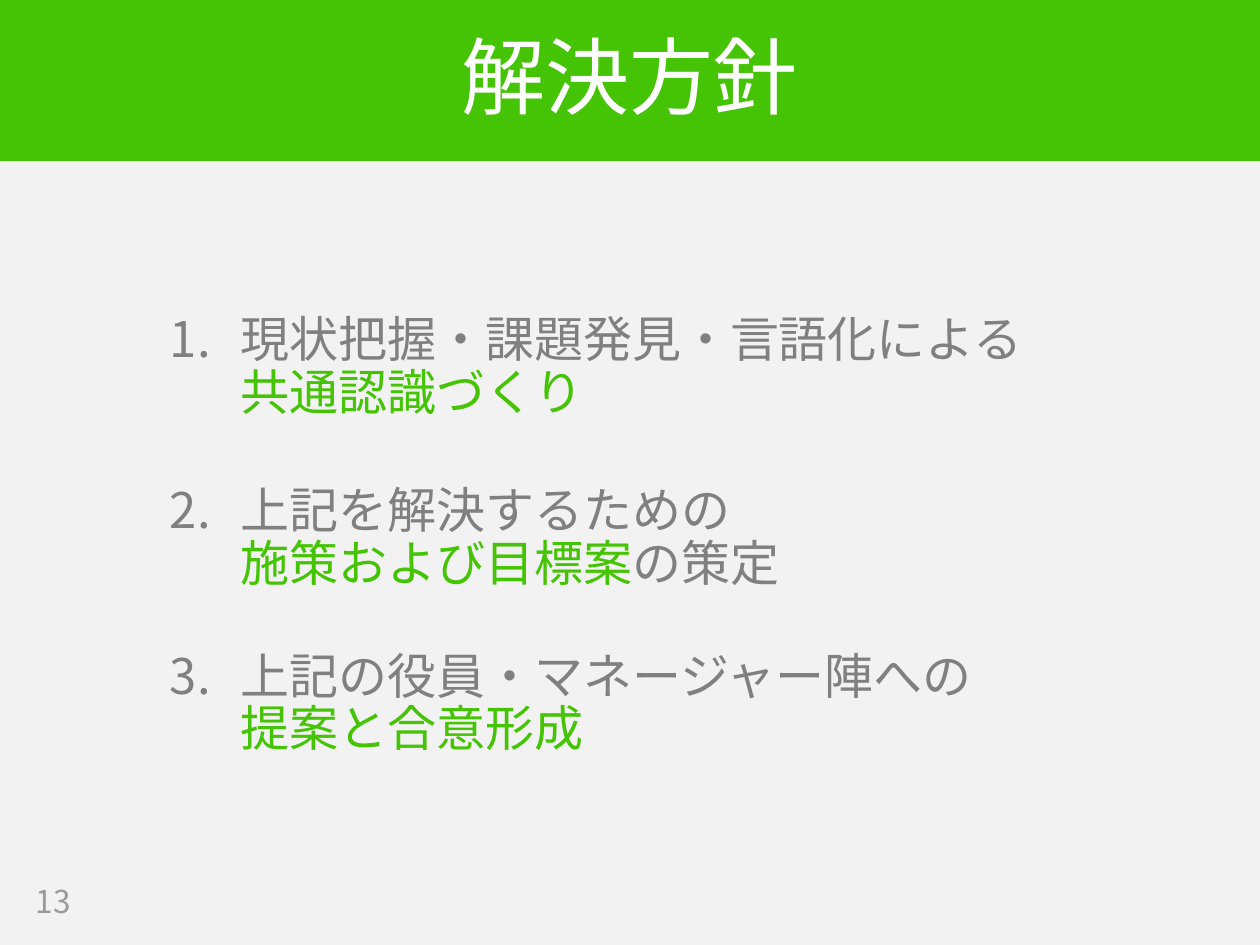
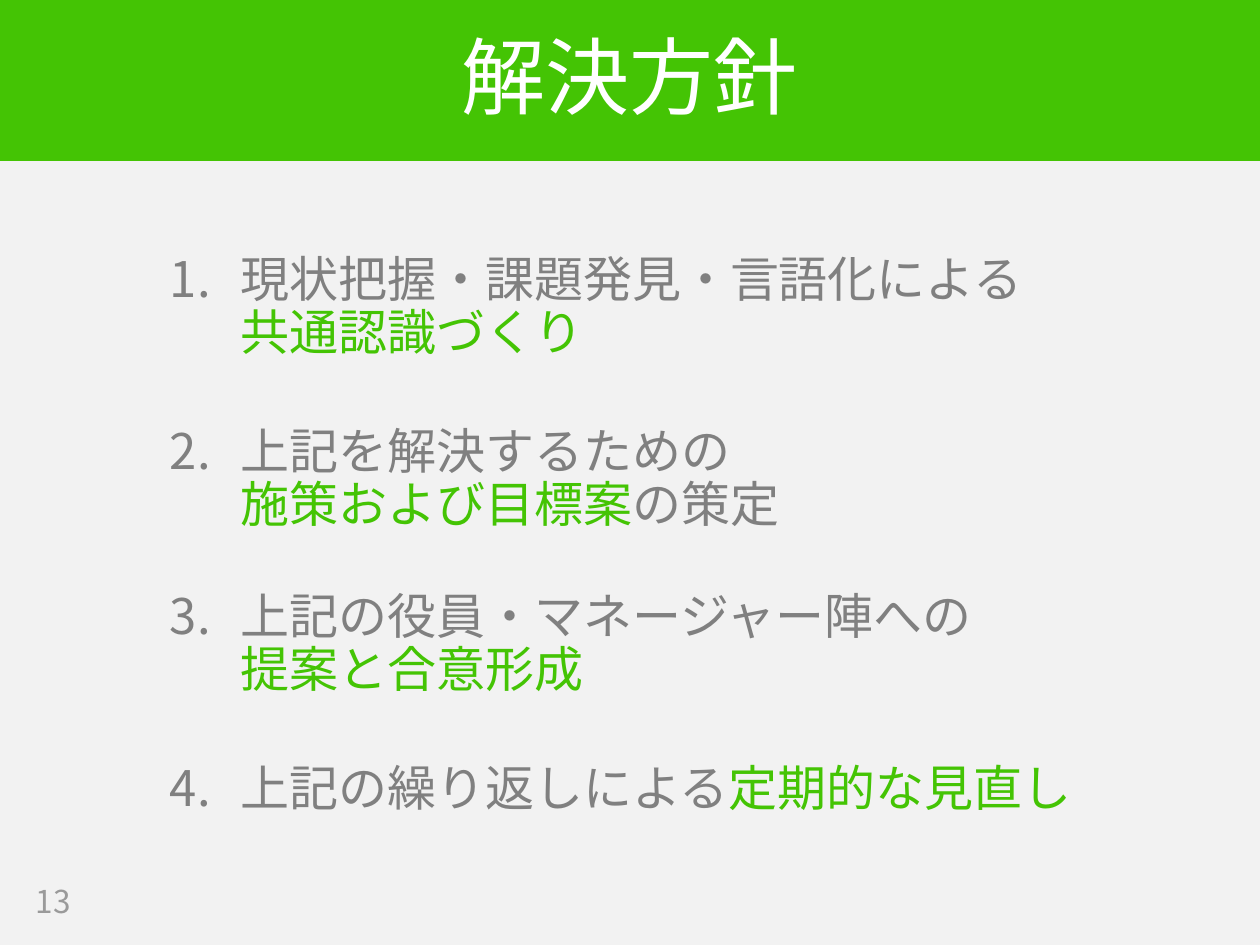
Before and after one commit to hageyahhoo/RSGT2018, a slide deck: slide 13 of SET_PO_ja.pptx. Drawn at 1260x945 pixels with LibreOffice and Linux fonts; fonts in the diff are those of the drawing. Boxes give left, top, right and bottom in pixels: in the first picture for what was removed or moved away, otherwise in the second. Text is boxed around its words. In the diff, an @@ line names an element or a change of style, - is before the commit and + after.

```diff
--- a/SET_PO_ja.pptx
+++ b/SET_PO_ja.pptx
@@ text at (x1=241, y1=764, x2=1071, y2=810): paragraph added @@
+  4. 上記の繰り返しによる定期的な見直し
```
Also in this commit, not shown: 10 other slides changed, 6 slides added, 3 slides removed.
